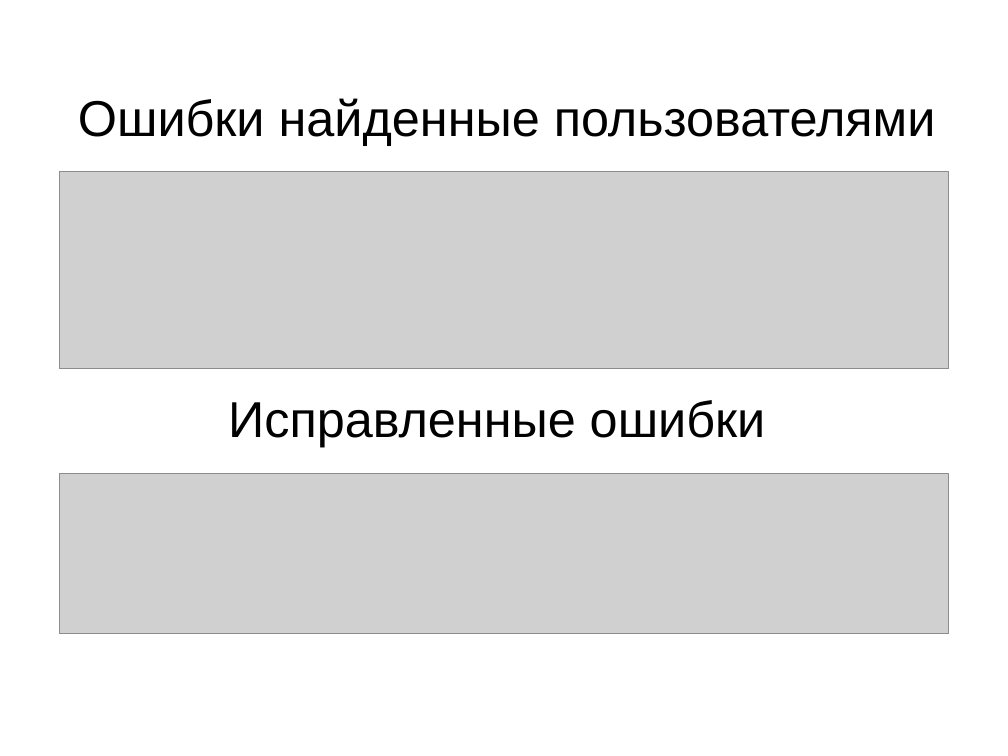
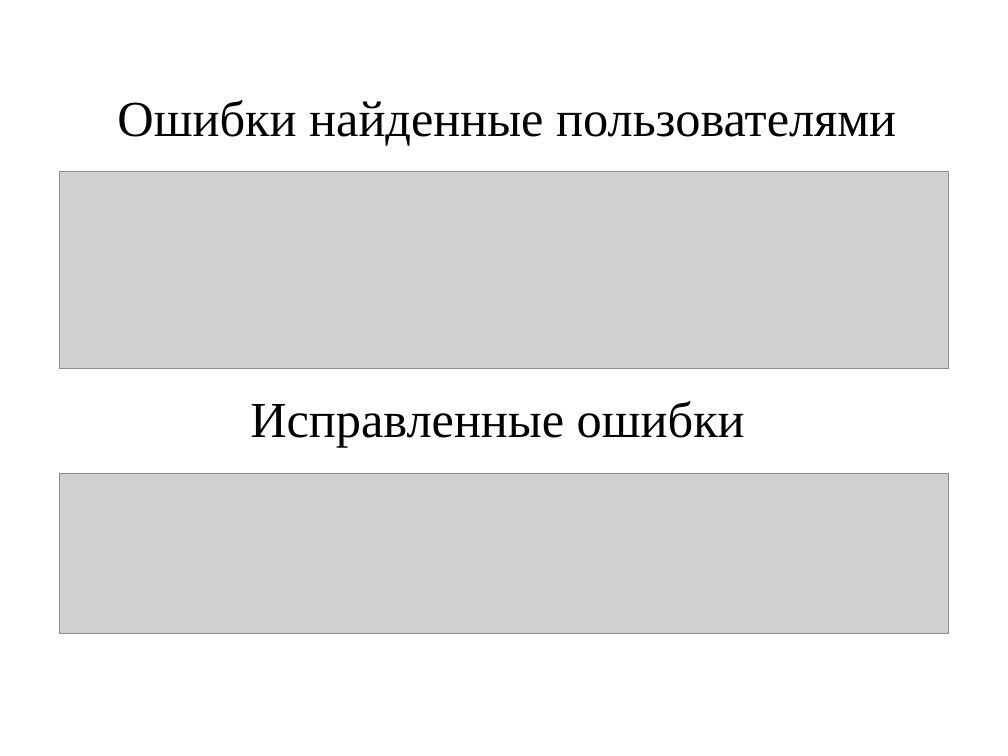
Before and after one commit to HIKAMURACHI/DataBase, a slide deck: slide 11 of PROT_PRA.ppt. Drawn at 1008x756 pixels with LibreOffice and Linux fonts; fonts in the diff are those of the drawing; grey boxes stand for pictures. Boxes give left, top, right and bottom in pixels: in the first picture for what was removed or moved away, otherwise in the second. Text is boxed around its words. In the diff, an @@ line names an element or a change of style, - is before the commit and + after.

```diff
--- a/PROT_PRA.ppt
+++ b/PROT_PRA.ppt
@@ text "Ошибки найденные пользователями" at bbox=[117, 100, 896, 146]: font Arial to Times New Roman @@
@@ text "Ошибки найденные пользователями": place and size @@
-text "Ошибки найденные пользователями" at bbox=[78, 98, 936, 145]
+text "Ошибки найденные пользователями" at bbox=[117, 100, 896, 146]
@@ text "Исправленные ошибки" at bbox=[250, 401, 745, 448]: font Arial to Times New Roman @@
```
Also in this commit, not shown: 12 other slides changed.
